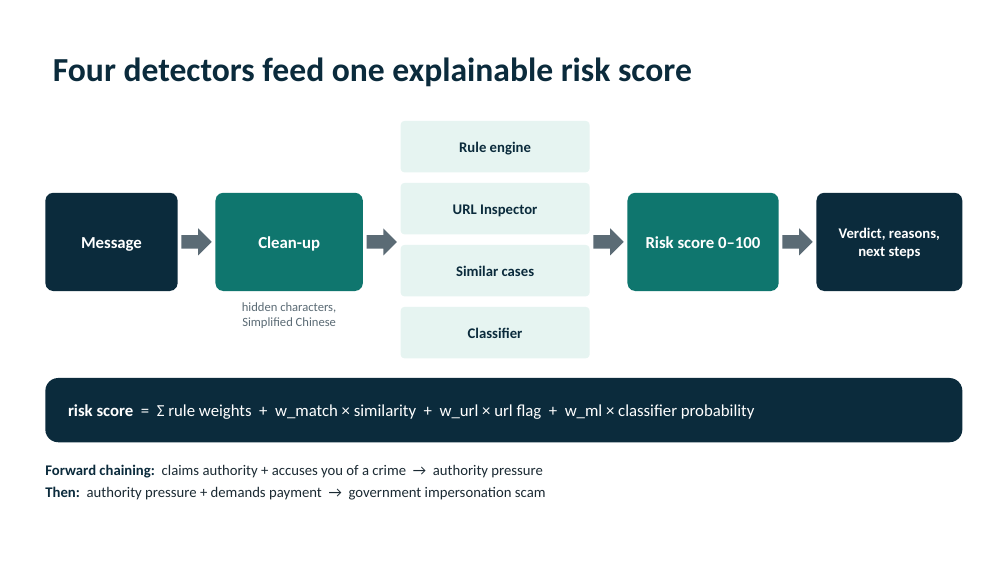
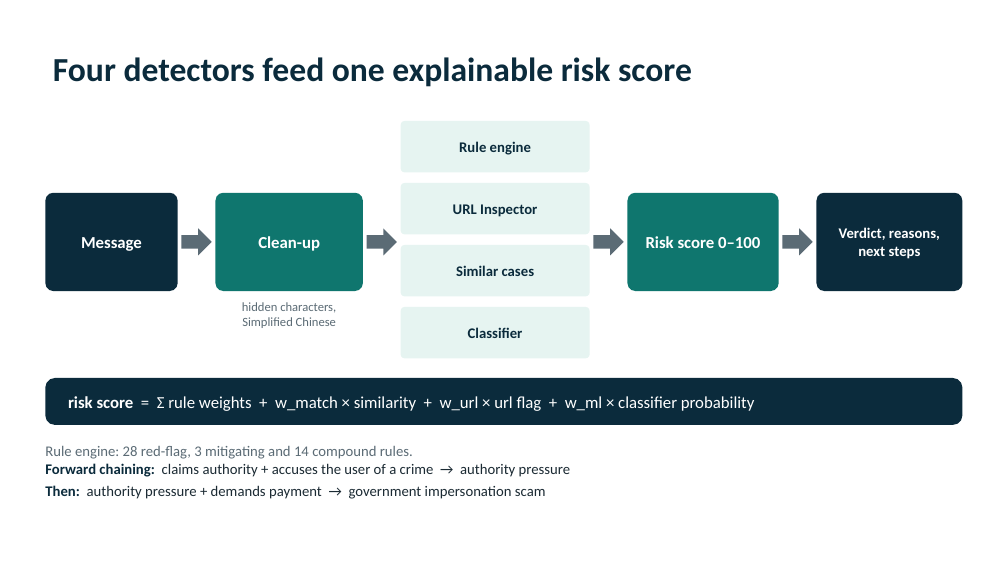
Before and after one commit to NCLJovi/COMP4431Grp19, a slide deck: slide 6 of docs/presentation/Scam_Checker_Group19.pptx (slide 4 before the commit). Drawn at 1008x567 pixels with LibreOffice and Linux fonts; fonts in the diff are those of the drawing. Boxes give left, top, right and bottom in pixels: in the first picture for what was removed or moved away, otherwise in the second. Text is boxed around its words. In the diff, an @@ line names an element or a change of style, - is before the commit and + after.

```diff
--- a/docs/presentation/Scam_Checker_Group19.pptx
+++ b/docs/presentation/Scam_Checker_Group19.pptx
@@ rounded rectangle resized from (x1=45, y1=378, x2=963, y2=442) to (x1=45, y1=378, x2=963, y2=425) @@
@@ text "risk score = Σ rule ..." moved from (x1=68, y1=404, x2=754, y2=419) to (x1=68, y1=396, x2=754, y2=411) @@
@@ text at (x1=45, y1=446, x2=570, y2=477): text changed @@
-Forward chaining: claims authority + accuses you of a crime → authority pressure
+Rule engine: 28 red-flag, 3 mitigating and 14 compound rules.
+Forward chaining: claims authority + accuses the user of a crime → authority pressure
@@ text "Rule engine: 28 red-flag, 3 ..." moved from (x1=45, y1=464, x2=546, y2=500) to (x1=45, y1=446, x2=570, y2=499) @@
```
Also in this commit, not shown: 6 other slides changed, 3 slides added.
